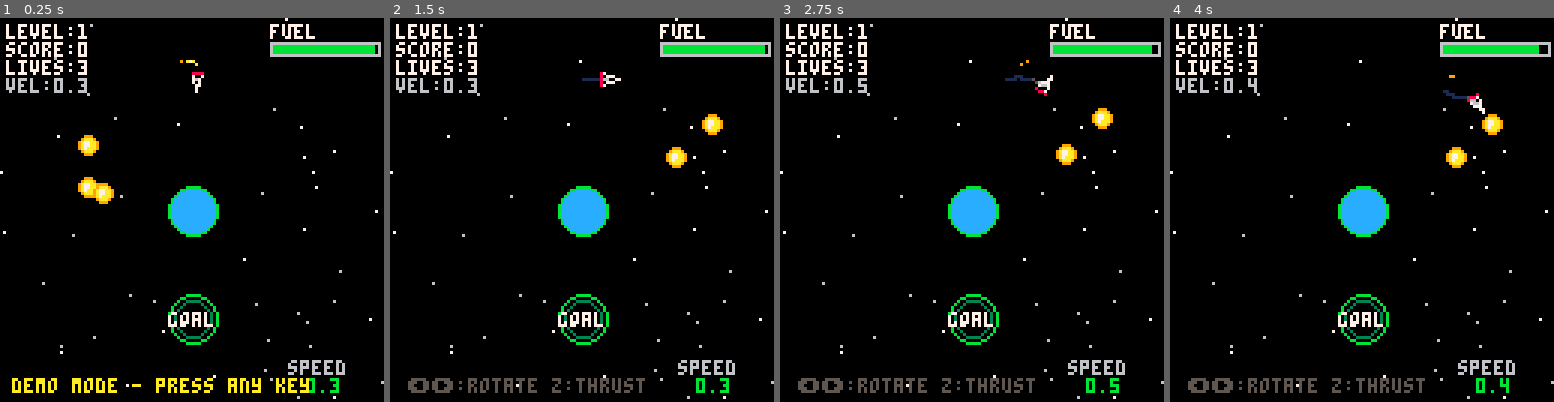
Above: before the commit, frames 1-4 (left to right).
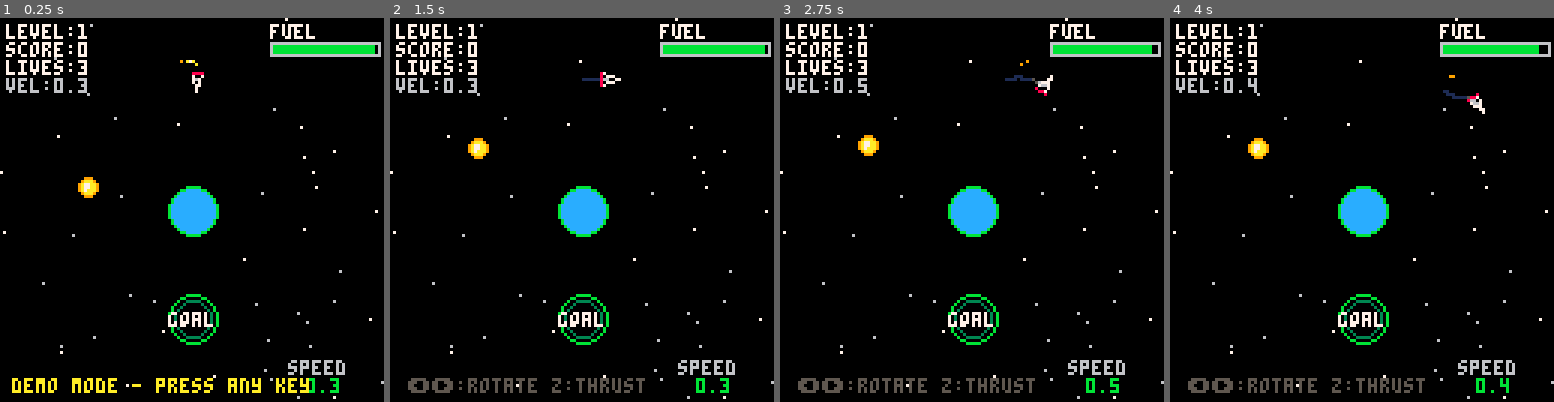
Above: after the commit, the same moments.

Repository: wevibecode/game
Game: PICO-8 cartridge game.p8
Two runs of this game, one before a commit and one after it. Both use one fixed random seed, a clock stepped at 60 frames per second and the inputs below.
Inputs:
- Up to frame 1 (0.25 s): no input
- Up to frame 2 (1.5 s): tap O (Z key) at 0.7 s
- Up to frame 3 (2.75 s): hold Right 1.6-2.1 s; tap O (Z key) at 1.7, 2.1, 2.5 s; hold Right from 2.47 s (still down)
- Up to frame 4 (4 s): tap O (Z key) at 2.9, 3.3, 3.7 s; release Right at 3.03 s; hold Left 3.08-3.58 s

The runs differ from the first frame. In frame 1, 0.4% of the frame differs, in the area x 20-30%, y 30-49%; in frame 2, 0.7%, in the area x 20-87%, y 25-40%; in frame 3, 0.7%; in frame 4, 0.7%.

Commit message:
Deploy game build #2739

Diff:
--- a/game.p8
+++ b/game.p8
@@ -143,8 +143,8 @@
   goal.y=110
  end
 
- -- spawn fuel pickups (2-4 per level)
- local num_pickups=2+flr(rnd(3))
+ -- spawn fuel pickups (1 per level)
+ local num_pickups=1
  for i=1,num_pickups do
   -- avoid spawning too close to planets or ship
   local valid=false
Not shown, changed: game.js
